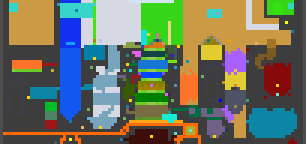
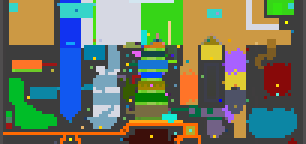
Layered file, before and after one edit (w=306, h=144). Changes by layer:
painted on "biome_map.png" over [6, 75, 57, 129]
